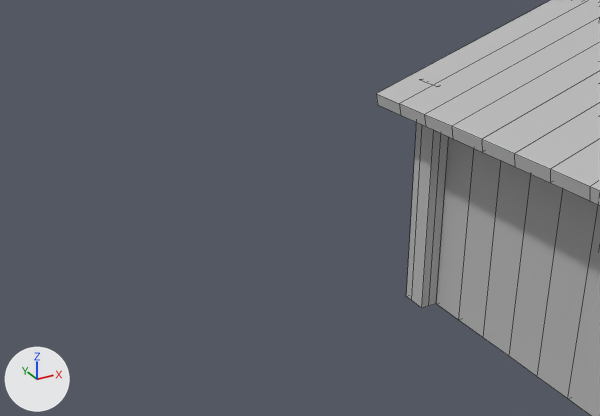
Renders of the FBX model TesisDV/Assets/Models/Models/Map/Shed/Shed.fbx from each side of a commit.
The view is the same before and after, from a 50 mm lens placed at (-5.72, -0.97, 6.23), pointed at (0.3, 9.97, 0.76). Arrows for +X, +Y and +Z are at lower left; the lights stay in place. Mesh edges are drawn as thin lines. Where no turn or scale is listed for an object, it has been applied to the vertices.

Before the edit, the objects in view are built like this:
```python
me_mesh_001 = bpy.data.meshes.new('Mesh.001')
me_mesh_001.from_pydata(...)  # 462 vertices, 389 faces; spans x -4.89..4.85, y -4.54..4.54, z -2.28..2.35
me_mesh_001.materials.append(mat_material__11)  # its picture is missing
ob_externalstructureshed = bpy.data.objects.new('ExternalStructureShed', me_mesh_001)
ob_externalstructureshed.location = (5.25, 3.44, 2.31)
```
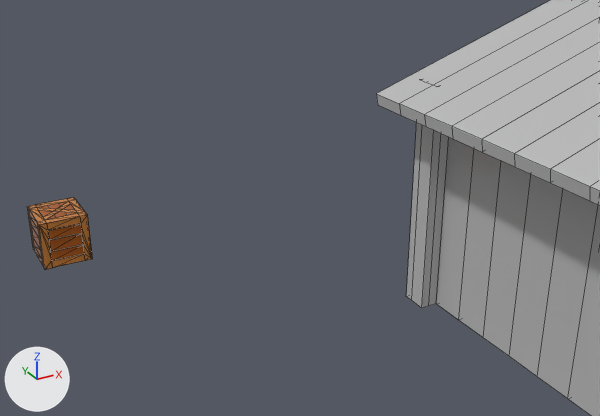
The edits, one by one:
Material 'Material #15' (mat_material__15) is new.
Its texture is img_trimsheetpracticeshed_png.
Its roughness is 0.0.
Mesh me_mesh_004 is new.
It has 84 vertices, 164 faces and spans x -0.385..0.385, y -0.415..0.415, z 0.0..0.788.
It uses material mat_material__15 (picture img_trimsheetpracticeshed_png).
Object 'WoodenBox' (ob_woodenbox) is new; it shows me_mesh_004.
Its location is (-3.22, 11.72, 0.0).

Location of each change, [x1, y1, x2, y2] in pixels of the pictures (600 x 416 px):
'WoodenBox', added (brown)
    after: [27, 197, 93, 269]
